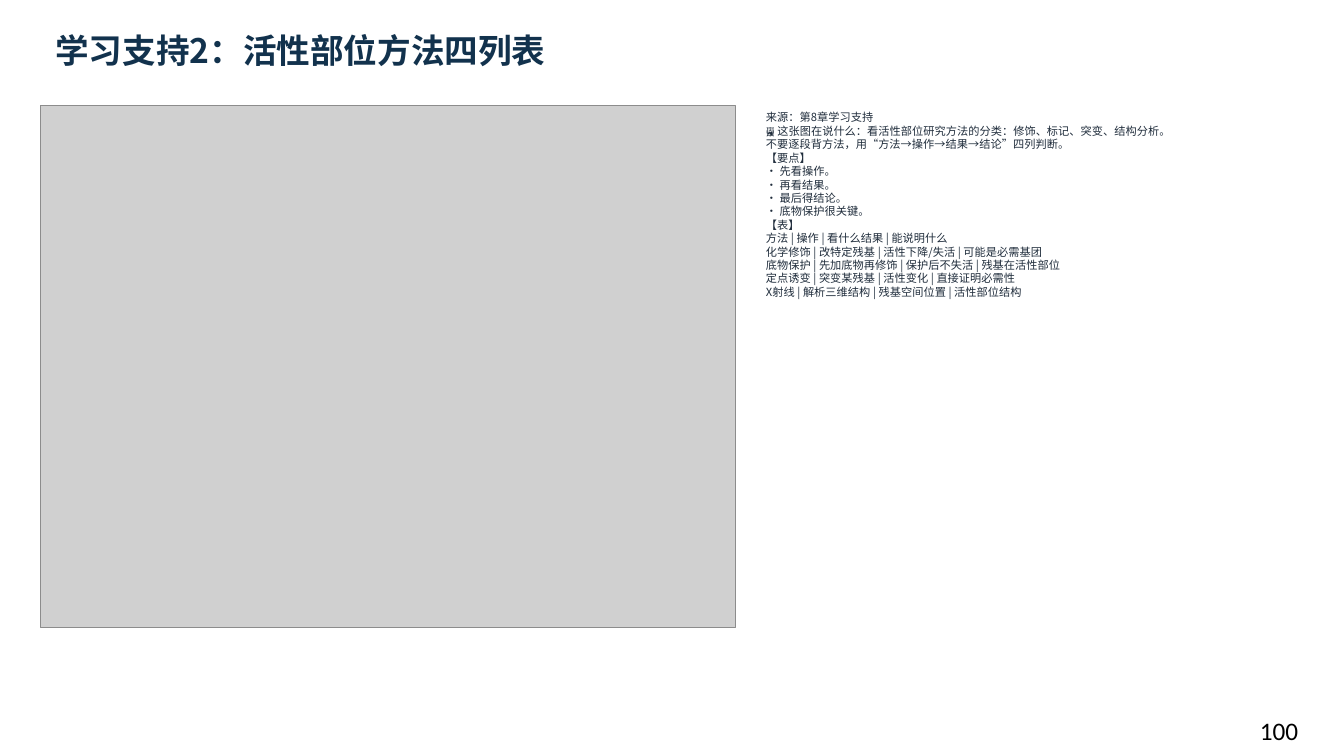
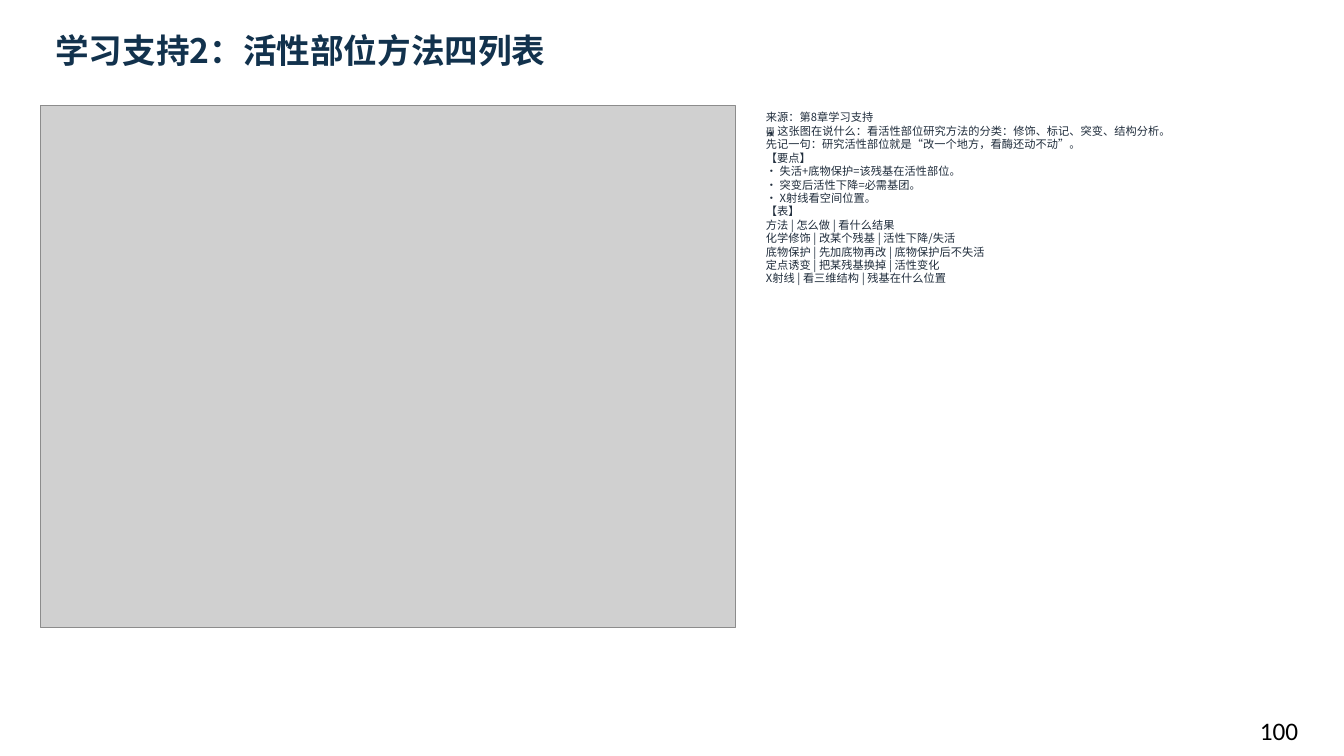
Before and after one commit to newkan-li/Biochemistry, a slide deck: slide 100 of downloads/bc08-ai-style.pptx. Drawn at 1344x756 pixels with LibreOffice and Linux fonts; fonts in the diff are those of the drawing; grey boxes stand for pictures. Boxes give left, top, right and bottom in pixels: in the first picture for what was removed or moved away, otherwise in the second. Text is boxed around its words. In the diff, an @@ line names an element or a change of style, - is before the commit and + after.

```diff
--- a/downloads/bc08-ai-style.pptx
+++ b/downloads/bc08-ai-style.pptx
@@ text at (766,111,1170,283): text changed @@
-来源：第8章学习支持
-🖼 这张图在说什么：看活性部位研究方法的分类：修饰、标记、突变、结构分析。
-不要逐段背方法，用“方法→操作→结果→结论”四列判断。
-【要点】
-• 先看操作。
-• 再看结果。
-• 最后得结论。
-• 底物保护很关键。
-【表】
-方法 | 操作 | 看什么结果 | 能说明什么
-化学修饰 | 改特定残基 | 活性下降/失活 | 可能是必需基团
-底物保护 | 先加底物再修饰 | 保护后不失活 | 残基在活性部位
-定点诱变 | 突变某残基 | 活性变化 | 直接证明必需性
-X射线 | 解析三维结构 | 残基空间位置 | 活性部位结构
+来源：第8章学习支持
+🖼 这张图在说什么：看活性部位研究方法的分类：修饰、标记、突变、结构分析。
+先记一句：研究活性部位就是“改一个地方，看酶还动不动”。
+【要点】
+• 失活+底物保护=该残基在活性部位。
+• 突变后活性下降=必需基团。
+• X射线看空间位置。
+【表】
+方法 | 怎么做 | 看什么结果
+化学修饰 | 改某个残基 | 活性下降/失活
+底物保护 | 先加底物再改 | 底物保护后不失活
+定点诱变 | 把某残基换掉 | 活性变化
+X射线 | 看三维结构 | 残基在什么位置
```
Also in this commit, not shown: 8 other slides changed, 6 other files.
